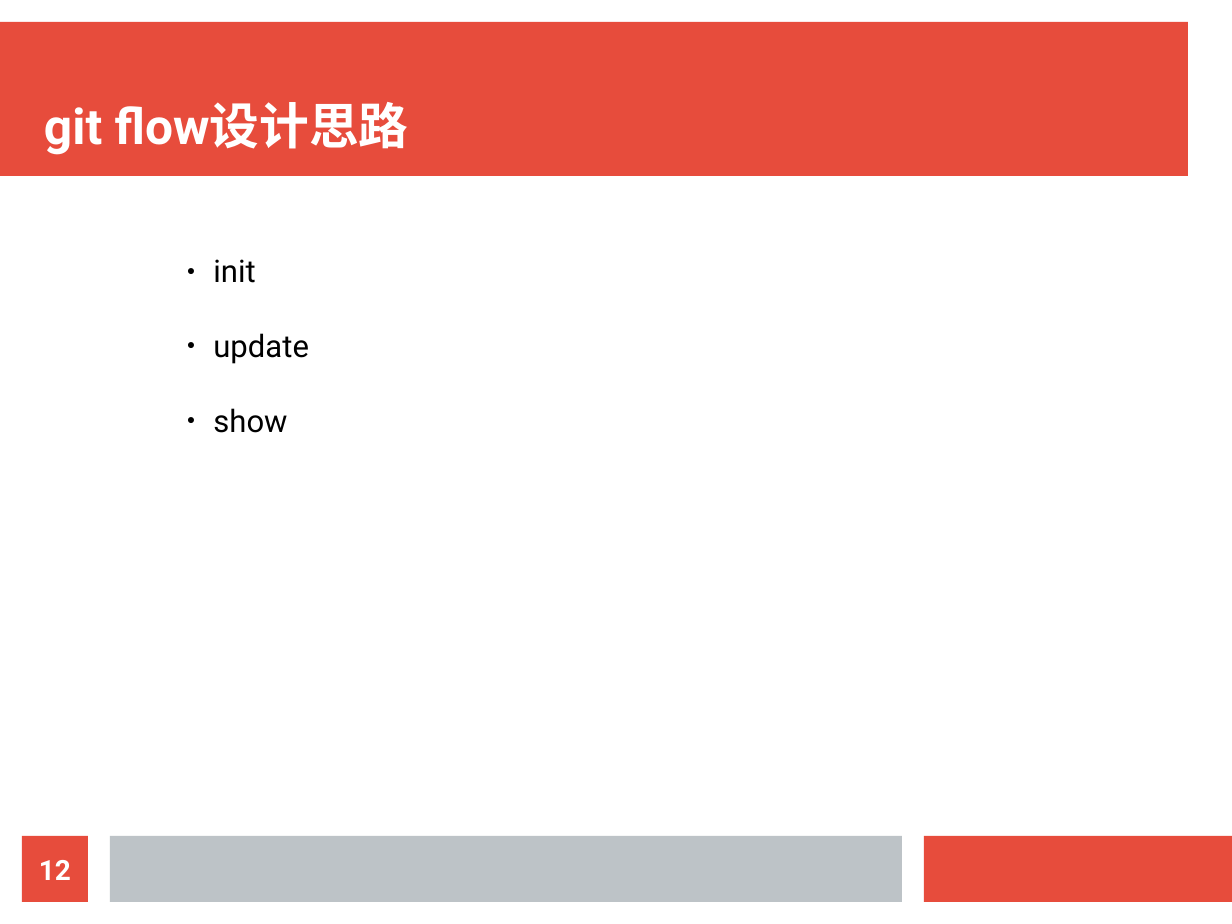
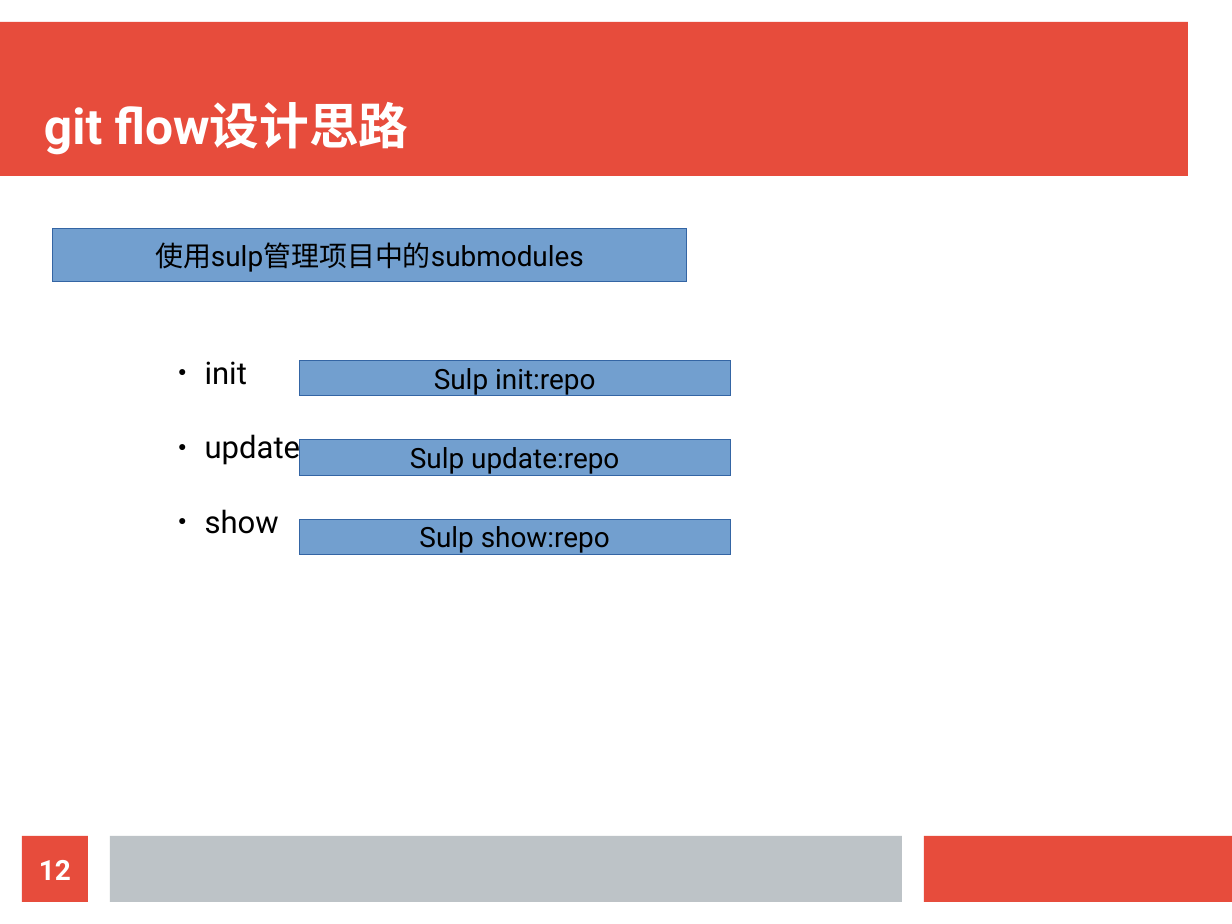
Before and after one commit to KingFrige/SoC-Gulp, a slide deck: slide 12 of doc/SoC-Gulp构建工具.odp. Drawn at 1232x924 pixels with LibreOffice and Linux fonts; fonts in the diff are those of the drawing. Boxes give left, top, right and bottom in pixels: in the first picture for what was removed or moved away, otherwise in the second. Text is boxed around its words. In the diff, an @@ line names an element or a change of style, - is before the commit and + after.

Commit message:
update init docs

```diff
--- a/doc/SoC-Gulp构建工具.odp
+++ b/doc/SoC-Gulp构建工具.odp
@@ rectangle added at <box>53,229,686,282</box>, fill #729FCF, outline #3465A4 0 pt, 18 pt, text #000000 @@
+使用sulp管理项目中的submodules
@@ text "init": place and size @@
-text "init" at <box>213,259,309,433</box>
+text "init" at <box>205,361,301,534</box>
@@ rectangle added at <box>300,361,731,396</box>, fill #729FCF, outline #3465A4 0 pt, 18 pt, text #000000 @@
+Sulp init:repo
@@ rectangle added at <box>300,440,731,475</box>, fill #729FCF, outline #3465A4 0 pt, 18 pt, text #000000 @@
+Sulp update:repo
@@ rectangle added at <box>300,520,731,555</box>, fill #729FCF, outline #3465A4 0 pt, 18 pt, text #000000 @@
+Sulp show:repo
```
Also in this commit, not shown: 3 other slides changed, 3 other files.
